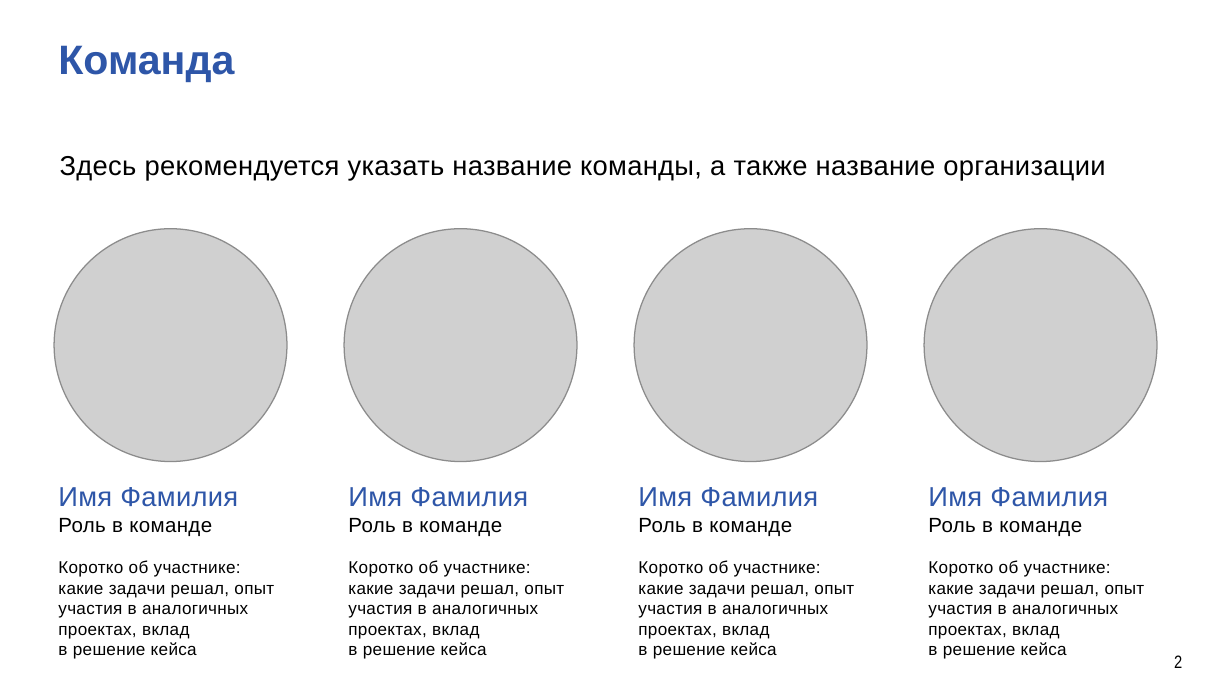
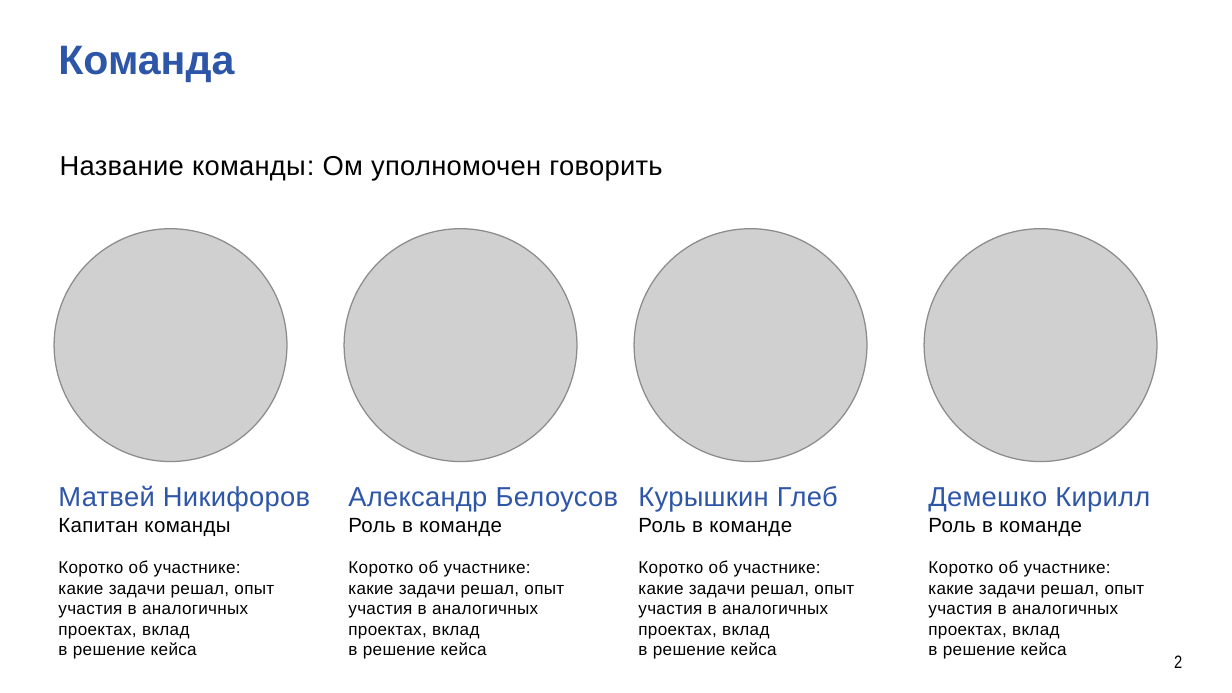
Before and after one commit to SkiFlye/-_-, a slide deck: slide 2 of презентация.pptx. Drawn at 1232x693 pixels with LibreOffice and Linux fonts; fonts in the diff are those of the drawing; grey boxes stand for pictures; background and template pictures are left out. Boxes give left, top, right and bottom in pixels: in the first picture for what was removed or moved away, otherwise in the second. Text is boxed around its words. In the diff, an @@ line names an element or a change of style, - is before the commit and + after.

```diff
--- a/презентация.pptx
+++ b/презентация.pptx
@@ text at box(60, 156, 662, 181): text changed @@
-Здесь рекомендуется указать название команды, а также название организации
+Название команды: Ом уполномочен говорить
@@ text at box(58, 485, 310, 536): text changed; size 12 to 16 pt; text colour #000000 to #2E56A8 @@
-Имя Фамилия
-Роль в команде
+Матвей Никифоров
+Капитан команды
@@ text at box(348, 487, 619, 512): text changed @@
-Имя Фамилия
+Александр Белоусов
@@ text at box(638, 486, 838, 512): text changed @@
-Имя Фамилия
+Курышкин Глеб
@@ text at box(928, 487, 1150, 512): text changed @@
-Имя Фамилия
+Демешко Кирилл
```
Also in this commit, not shown: 3 other slides changed, 1 slide added.
